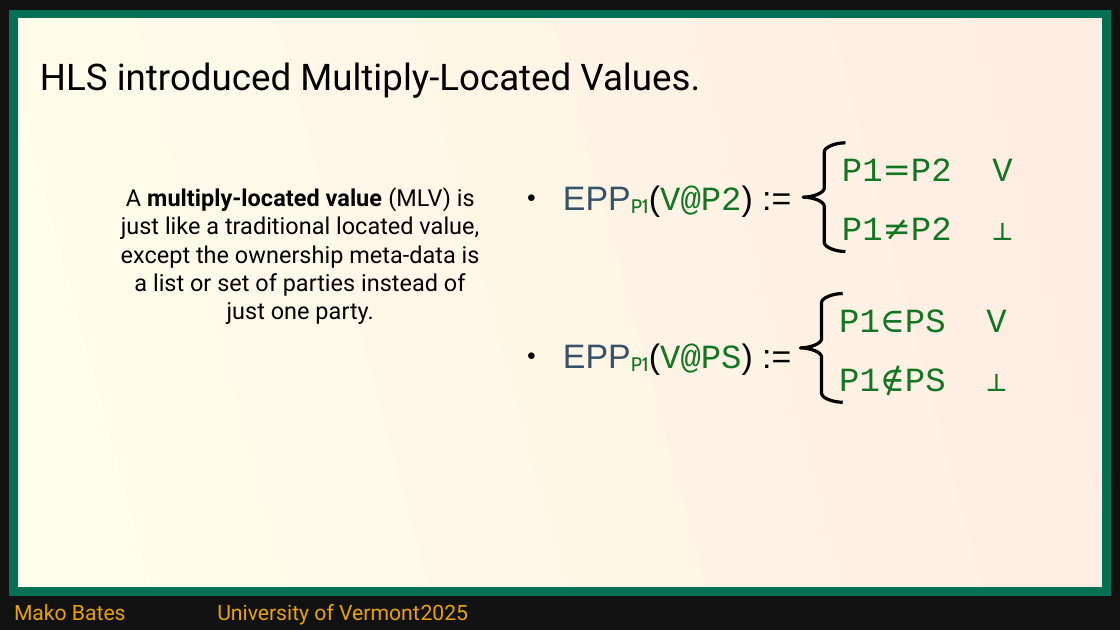
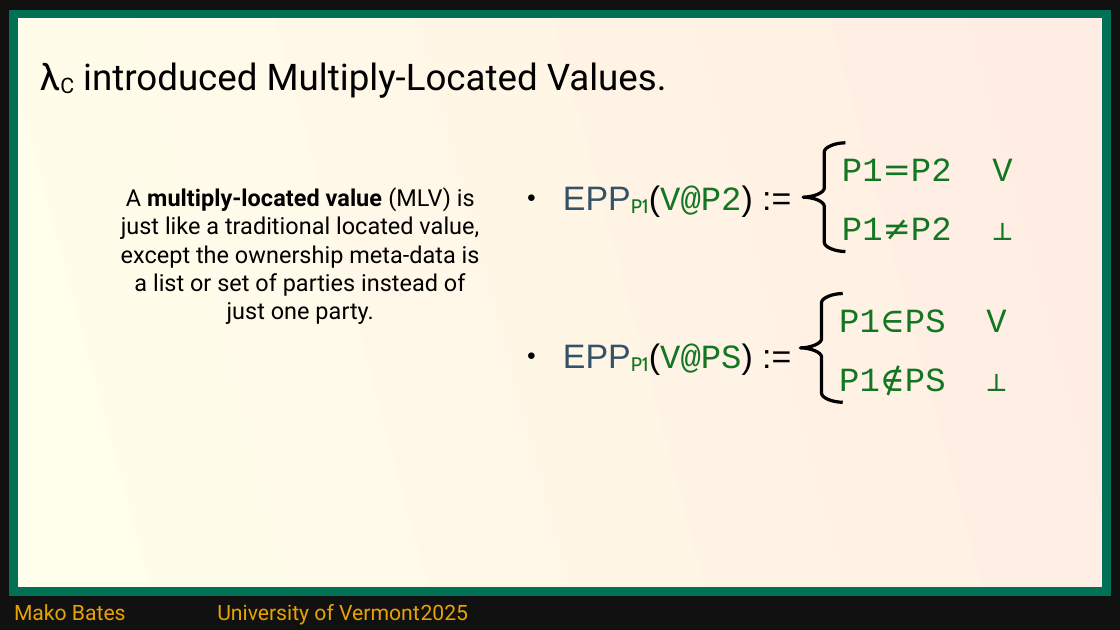
Before and after one commit to ShapeOfMatter/thesis_CP_UVM, a slide deck: slide 7 of thesis defense.odp (slide 8 before the commit). Drawn at 1120x630 pixels with LibreOffice and Linux fonts; fonts in the diff are those of the drawing. Boxes give left, top, right and bottom in pixels: in the first picture for what was removed or moved away, otherwise in the second. Text is boxed around its words. In the diff, an @@ line names an element or a change of style, - is before the commit and + after.

Commit message:
working on slides

```diff
--- a/thesis defense.odp
+++ b/thesis defense.odp
@@ title at (83, 62, 667, 98): text changed @@
-HLS introduced Multiply-Located Values.
+λC introduced Multiply-Located Values.
```
Also in this commit, not shown: 1 other slide changed, 5 slides added, 3 slides removed.
